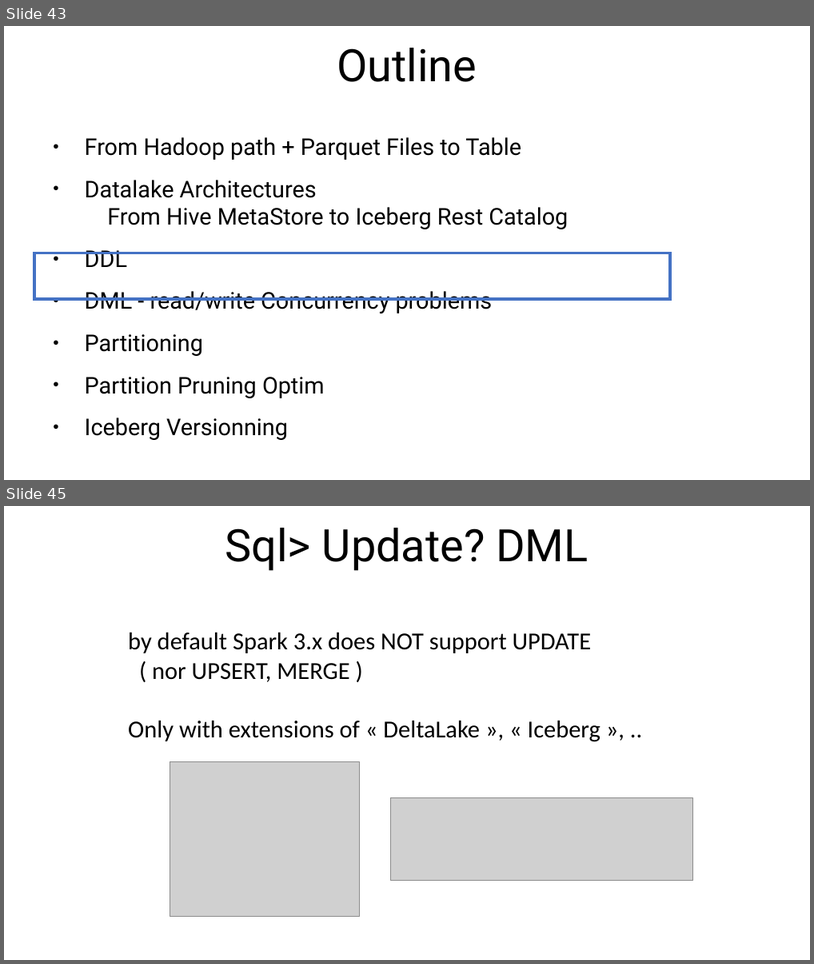
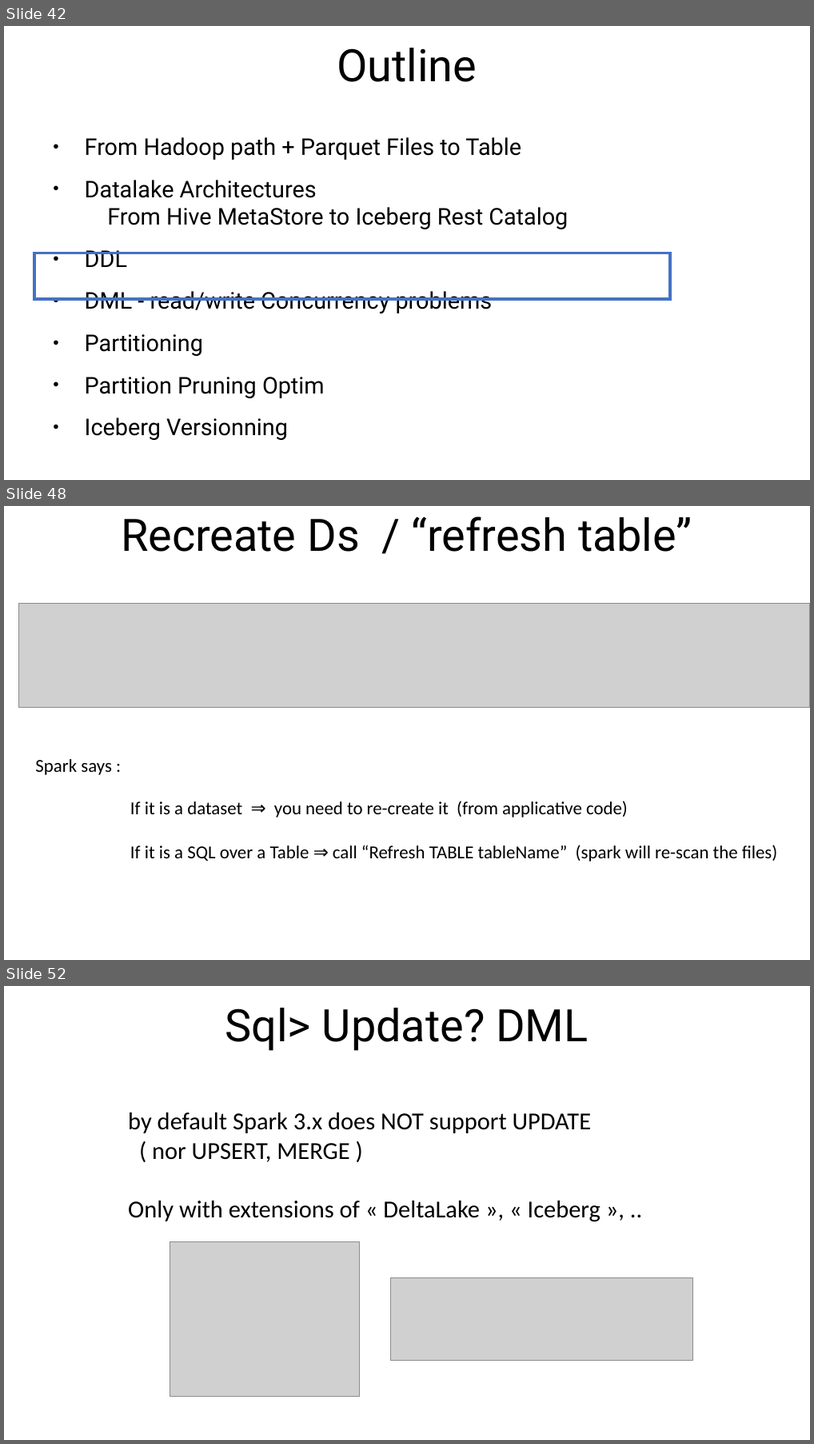
Before and after one commit to Arnaud-Nauwynck/presentations, a slide deck: pres-bigdata/7-Sql-to-Hadoop-files-parquet-metastore.pptx. Shown one above the other, each under a label of ours: slides 43 and 45 before the commit, slides 42, 48 and 52 after it; the slides between them are not shown. The pictures are 814x964 and 814x1444 pixels, drawn with LibreOffice and Linux fonts; fonts in the diff are those of the drawing; grey boxes stand for pictures. Boxes give left, top, right and bottom in pixels: in the first picture for what was removed or moved away, otherwise in the second. Text is boxed around its words. In the diff, an @@ line names an element or a change of style, - is before the commit and + after.

```diff
--- a/pres-bigdata/7-Sql-to-Hadoop-files-parquet-metastore.pptx
+++ b/pres-bigdata/7-Sql-to-Hadoop-files-parquet-metastore.pptx
@@ slide 48 added at bbox=[4, 506, 810, 960], background #FFFFFF @@
@@ title added at bbox=[121, 516, 693, 552], 44 pt, text #000000 @@
+Recreate Ds / “refresh table”
@@ picture added at bbox=[18, 604, 810, 708] @@
@@ text added at bbox=[35, 759, 112, 775], 18 pt, text #000000 @@
+Spark says :
@@ text added at bbox=[130, 800, 778, 861], 18 pt, text #000000 @@
+If it is a dataset ⇒ you need to re-create it (from applicative code)
+If it is a SQL over a Table ⇒ call “Refresh TABLE tableName” (spark will re-scan the files)
@@ what was slide 43 is now slide 42 @@
@@ what was slide 45 is now slide 52 @@
```
Also in this commit, not shown: 3 slides changed, 6 other slides added, 1 slide removed, 1 other file.
